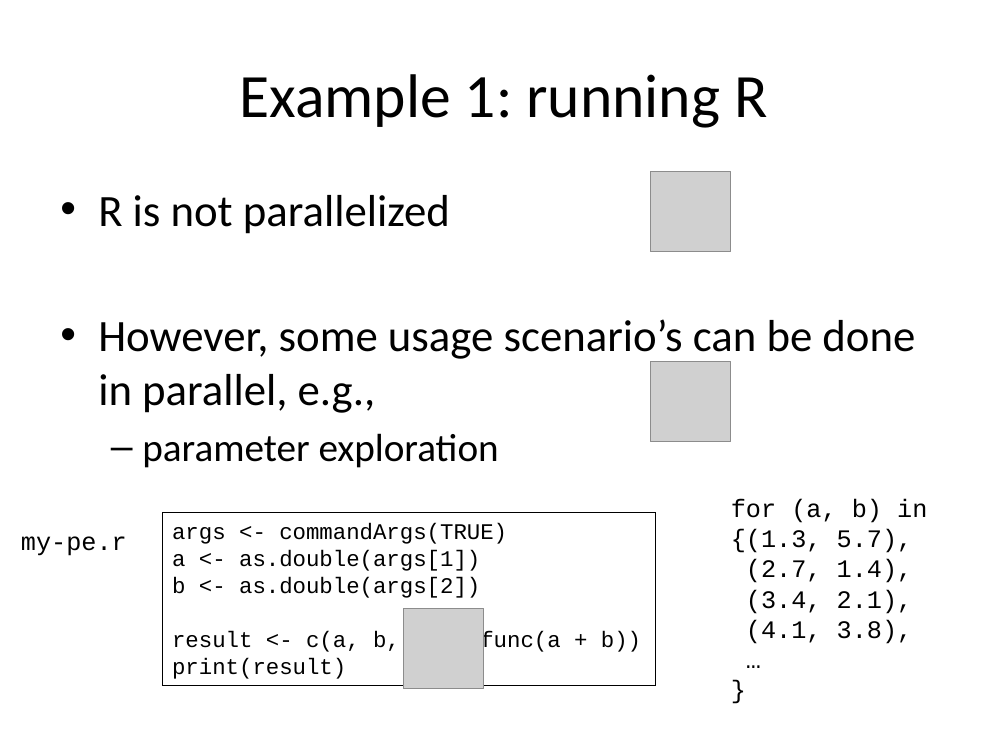
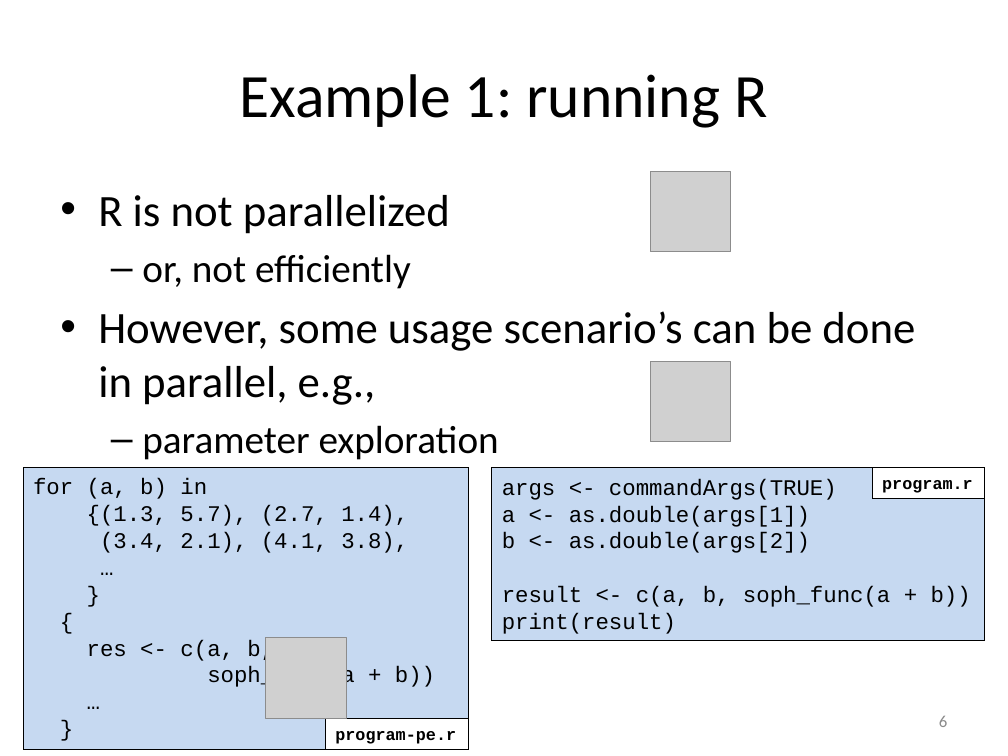
Before and after one commit to gjbex/worker, a slide deck: slide 6 of doc/worker.pptx. Drawn at 1008x756 pixels with LibreOffice and Linux fonts; fonts in the diff are those of the drawing; grey boxes stand for pictures. Boxes give left, top, right and bottom in pixels: in the first picture for what was removed or moved away, otherwise in the second. Text is boxed around its words. In the diff, an @@ line names an element or a change of style, - is before the commit and + after.

```diff
--- a/doc/worker.pptx
+++ b/doc/worker.pptx
@@ text at [142,254,411,289]: paragraph added @@
+  – or, not efficiently
@@ rectangle "for (a, b) in": place and size @@
-rectangle "for (a, b) in" at [731,498,927,644]
+rectangle "for (a, b) in" at [23,468,469,749]
@@ rectangle "for (a, b) in" at [23,468,469,749]: fill none to #C6D9F1; outline none to #000000 0.75 pt @@
@@ text in rectangle at [33,478,207,499]: size 18 to 16 pt in "for (a, b) in", "…", "}" @@
@@ rectangle "args <- commandArgs(TRUE)": place and size @@
-rectangle "args <- commandArgs(TRUE)" at [162,512,655,685]
+rectangle "args <- commandArgs(TRUE)" at [492,468,985,641]
@@ rectangle "args <- commandArgs(TRUE)" at [492,468,985,641]: fill none to #C6D9F1 @@
@@ rectangle added at [872,468,985,498], fill #FFFFFF, outline #000000 0.75 pt, 12 pt, text #000000, bold @@
+program.r
@@ text in rectangle at [87,505,408,553]: text changed; size 18 to 16 pt @@
-{(1.3, 5.7),
-(2.7, 1.4),
-(3.4, 2.1),
-(4.1, 3.8),
+{(1.3, 5.7), (2.7, 1.4),
+(3.4, 2.1), (4.1, 3.8),
@@ text removed at [21,536,127,556] @@
-my-pe.r
@@ text in rectangle at [87,639,435,689]: paragraphs added @@
+{
+res <- c(a, b,
+soph_func(a + b))
+…
+}
@@ picture: place and size @@
-picture at [403,608,484,688]
+picture at [266,638,347,719]
@@ rectangle added at [326,719,469,749], fill #FFFFFF, outline #000000 0.75 pt, 12 pt, text #000000, bold @@
+program-pe.r
@@ page number added at [939,716,947,727], 12 pt, text #8C8C8C @@
+6
```
Also in this commit, not shown: 28 other slides changed, 2 slides added, 1 slide removed.
